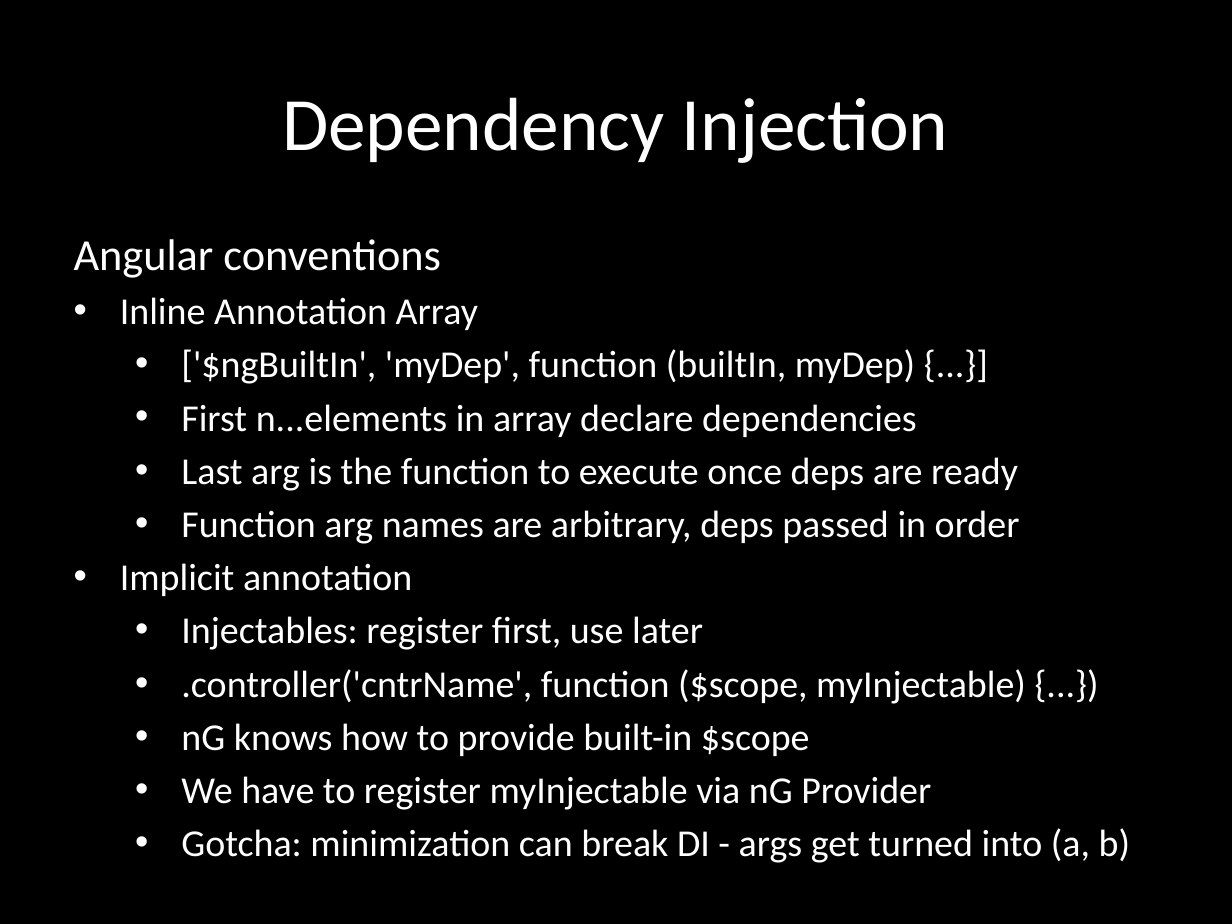
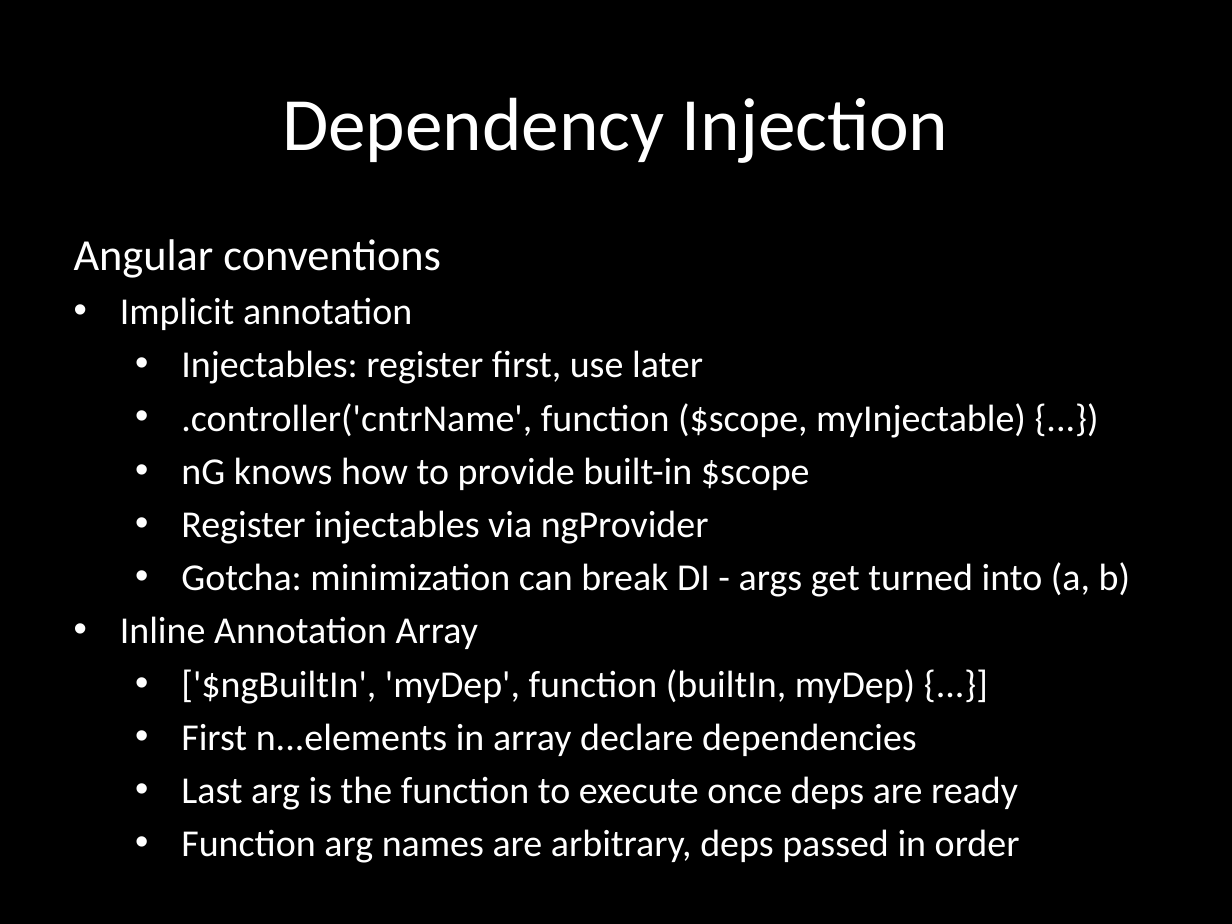
Before and after one commit to eliasjames/training-angular, a slide deck: slide 15 of slides/Angular Slides Day 2.pptx (slide 16 before the commit). Drawn at 1232x924 pixels with LibreOffice and Linux fonts; fonts in the diff are those of the drawing. Boxes give left, top, right and bottom in pixels: in the first picture for what was removed or moved away, otherwise in the second. Text is boxed around its words. In the diff, an @@ line names an element or a change of style, - is before the commit and + after.

```diff
--- a/slides/Angular Slides Day 2.pptx
+++ b/slides/Angular Slides Day 2.pptx
@@ subtitle at <box>120,297,1130,597</box>: paragraphs added @@
+• Implicit annotation
+  • Injectables: register first, use later
+  • .controller('cntrName', function ($scope, myInjectable) {...})
+  • nG knows how to provide built-in $scope
+  • Register injectables via ngProvider
+  • Gotcha: minimization can break DI - args get turned into (a, b)
@@ subtitle at <box>120,563,1130,861</box>: paragraphs removed @@
-• Implicit annotation
-  • Injectables: register first, use later
-  • .controller('cntrName', function ($scope, myInjectable) {...})
-  • nG knows how to provide built-in $scope
-  • We have to register myInjectable via nG Provider
-  • Gotcha: minimization can break DI - args get turned into (a, b)
```
Also in this commit, not shown: 12 other slides changed, 1 slide removed.
